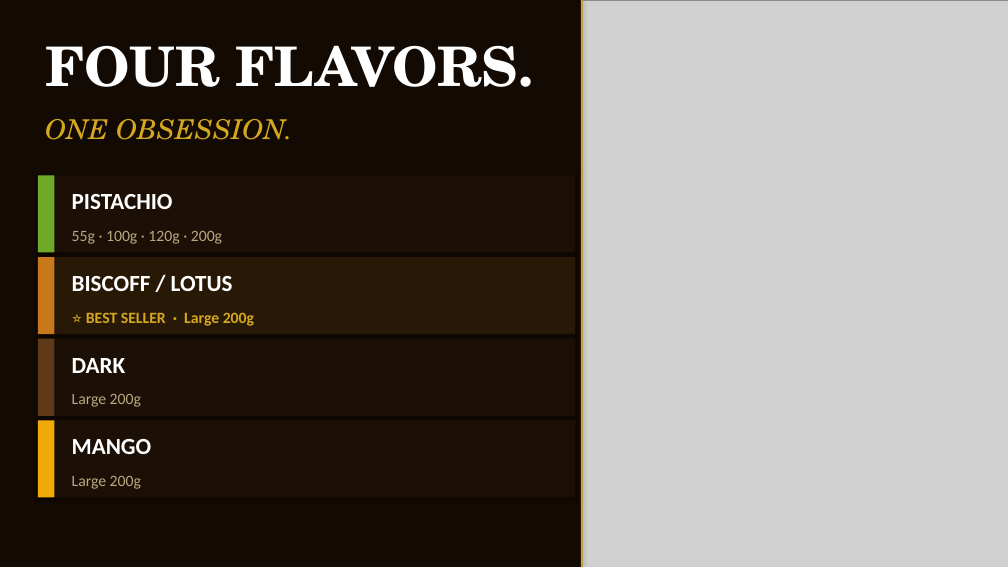
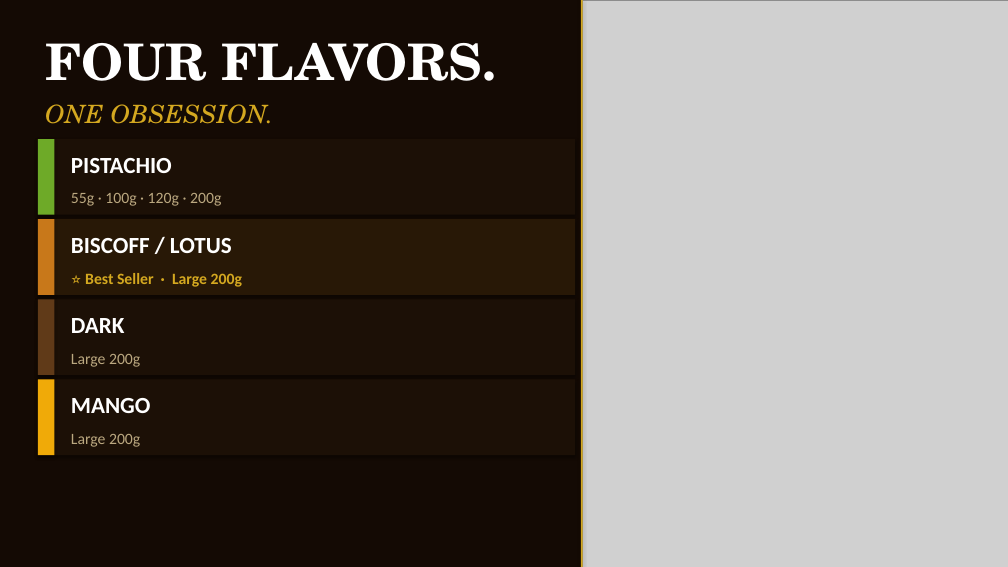
Before and after one commit to mnfadawi/hi, a slide deck: slide 5 of sahara-bites-fun-fair.pptx. Drawn at 1008x567 pixels with LibreOffice and Linux fonts; fonts in the diff are those of the drawing; grey boxes stand for pictures. Boxes give left, top, right and bottom in pixels: in the first picture for what was removed or moved away, otherwise in the second. Text is boxed around its words. In the diff, an @@ line names an element or a change of style, - is before the commit and + after.

```diff
--- a/sahara-bites-fun-fair.pptx
+++ b/sahara-bites-fun-fair.pptx
@@ text "FOUR FLAVORS." at <box>45,43,496,81</box>: size 52 to 48 pt @@
@@ text "ONE OBSESSION.": place and size @@
-text "ONE OBSESSION." at <box>45,119,292,140</box>
+text "ONE OBSESSION." at <box>45,104,274,124</box>
@@ text "ONE OBSESSION." at <box>45,104,274,124</box>: size 26 to 24 pt @@
@@ rectangle: place and size @@
-rectangle at <box>38,175,575,253</box>
+rectangle at <box>38,139,575,215</box>
@@ rectangle: place and size @@
-rectangle at <box>38,175,54,253</box>
+rectangle at <box>38,139,54,215</box>
@@ text "PISTACHIO": place and size @@
-text "PISTACHIO" at <box>72,194,173,209</box>
+text "PISTACHIO" at <box>71,158,172,173</box>
@@ text "55g · 100g · 120g ...": place and size @@
-text "55g · 100g · 120g ..." at <box>72,231,222,244</box>
+text "55g · 100g · 120g ..." at <box>71,193,221,206</box>
@@ text "BISCOFF / LOTUS": place and size @@
-text "BISCOFF / LOTUS" at <box>72,276,233,291</box>
+text "BISCOFF / LOTUS" at <box>71,238,232,253</box>
@@ text at <box>85,273,242,287</box>: text changed @@
-⭐ BEST SELLER · Large 200g
+⭐ Best Seller · Large 200g
@@ text "DARK": place and size @@
-text "DARK" at <box>72,358,126,373</box>
+text "DARK" at <box>71,318,125,333</box>
@@ text "Large 200g": place and size @@
-text "Large 200g" at <box>72,394,141,407</box>
+text "Large 200g" at <box>71,354,140,367</box>
@@ 6 rectangles: place and size @@
-6 rectangles at <box>38,257,575,498</box>
+6 rectangles at <box>38,219,575,455</box>
@@ text "MANGO": place and size @@
-text "MANGO" at <box>72,439,152,454</box>
+text "MANGO" at <box>71,398,151,413</box>
@@ text "Large 200g": place and size @@
-text "Large 200g" at <box>72,476,141,489</box>
+text "Large 200g" at <box>71,434,140,447</box>
```
Also in this commit, not shown: 7 other slides changed.
